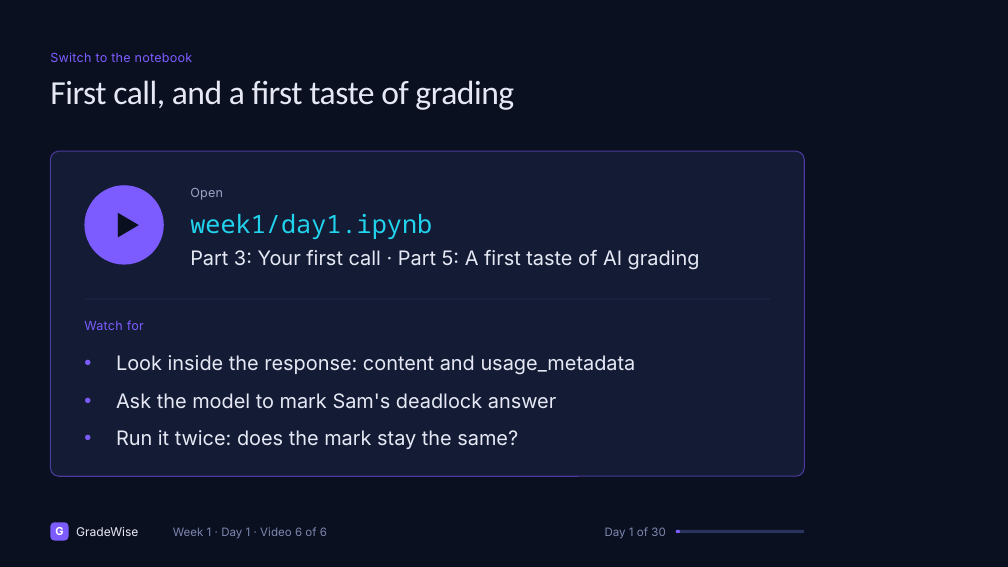
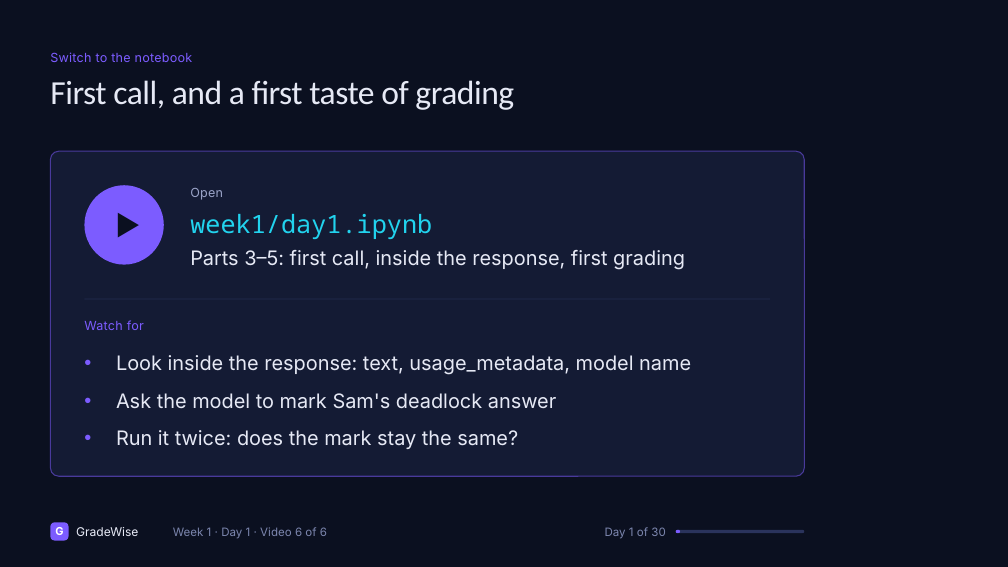
Before and after one commit to jainakshat15/agentic-rag-gradewise, a slide deck: slide 94 of slides/source/week_1.pptx (slide 92 before the commit). Drawn at 1008x567 pixels with LibreOffice and Linux fonts; fonts in the diff are those of the drawing. Boxes give left, top, right and bottom in pixels: in the first picture for what was removed or moved away, otherwise in the second. Text is boxed around its words. In the diff, an @@ line names an element or a change of style, - is before the commit and + after.

```diff
--- a/slides/source/week_1.pptx
+++ b/slides/source/week_1.pptx
@@ text at (x1=190, y1=250, x2=685, y2=270): text changed @@
-Part 3: Your first call · Part 5: A first taste of AI grading
+Parts 3–5: first call, inside the response, first grading
@@ text at (x1=116, y1=355, x2=691, y2=375): text changed @@
-• Look inside the response: content and usage_metadata
+• Look inside the response: text, usage_metadata, model name
```
Also in this commit, not shown: 18 other slides changed, 3 slides added, 1 slide removed, 7 other files.
